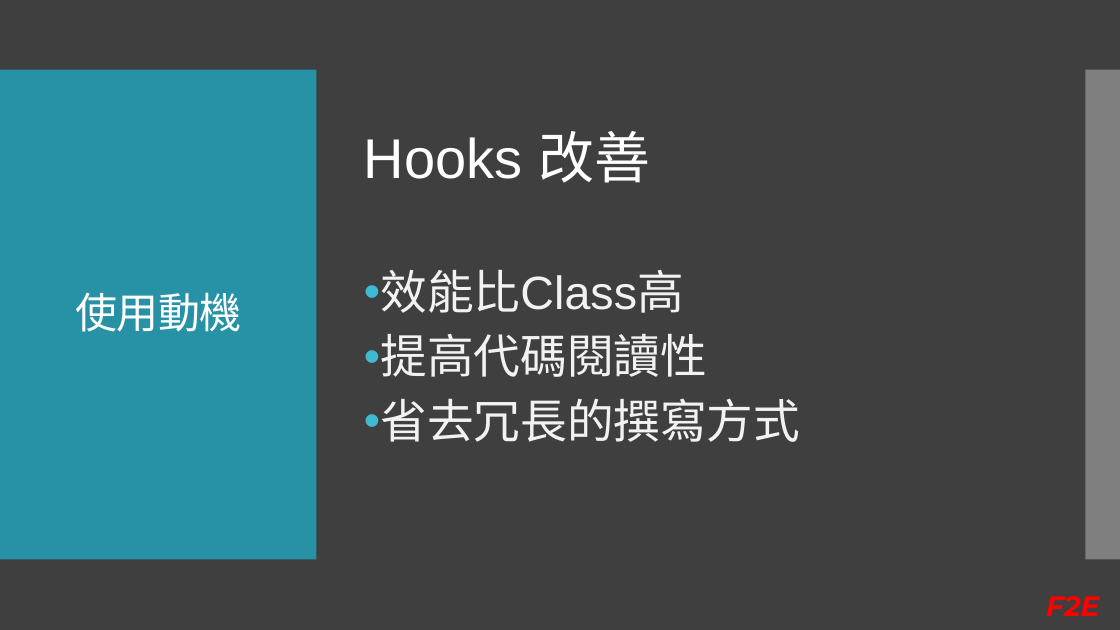
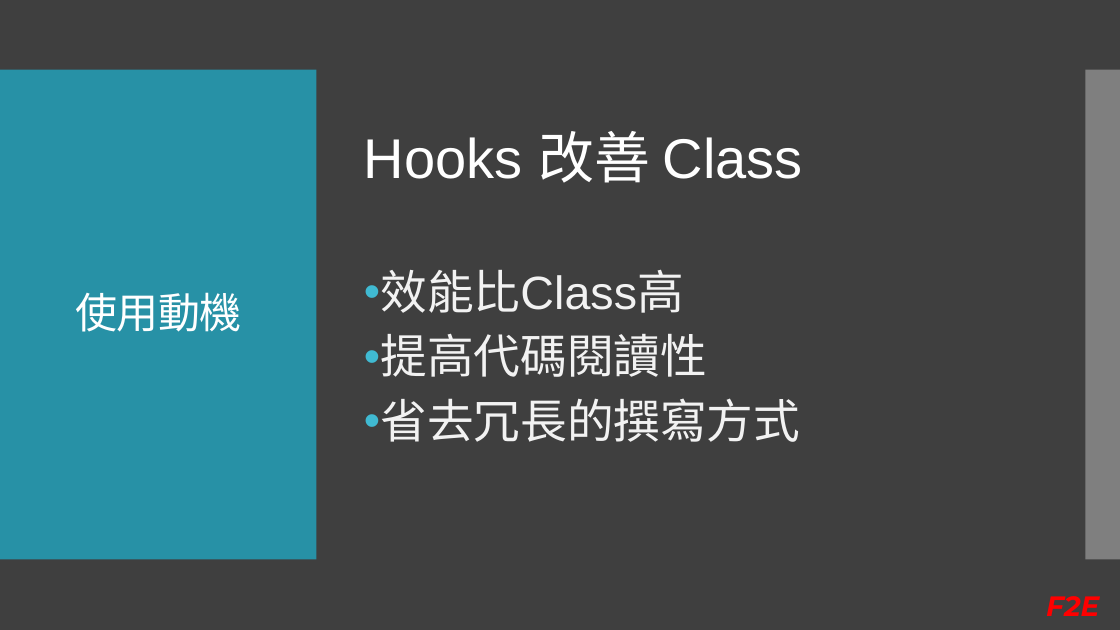
Before and after one commit to Kader-coder/React-Hooks, a slide deck: slide 14 of PPT/React Hooks &.pptx (slide 12 before the commit). Drawn at 1120x630 pixels with LibreOffice and Linux fonts; fonts in the diff are those of the drawing. Boxes give left, top, right and bottom in pixels: in the first picture for what was removed or moved away, otherwise in the second. Text is boxed around its words. In the diff, an @@ line names an element or a change of style, - is before the commit and + after.

```diff
--- a/PPT/React Hooks &.pptx
+++ b/PPT/React Hooks &.pptx
@@ text at box(364, 131, 803, 183): text changed @@
-Hooks 改善
+Hooks 改善 Class
```
Also in this commit, not shown: 4 other slides changed, 9 slides added, 11 other files.
